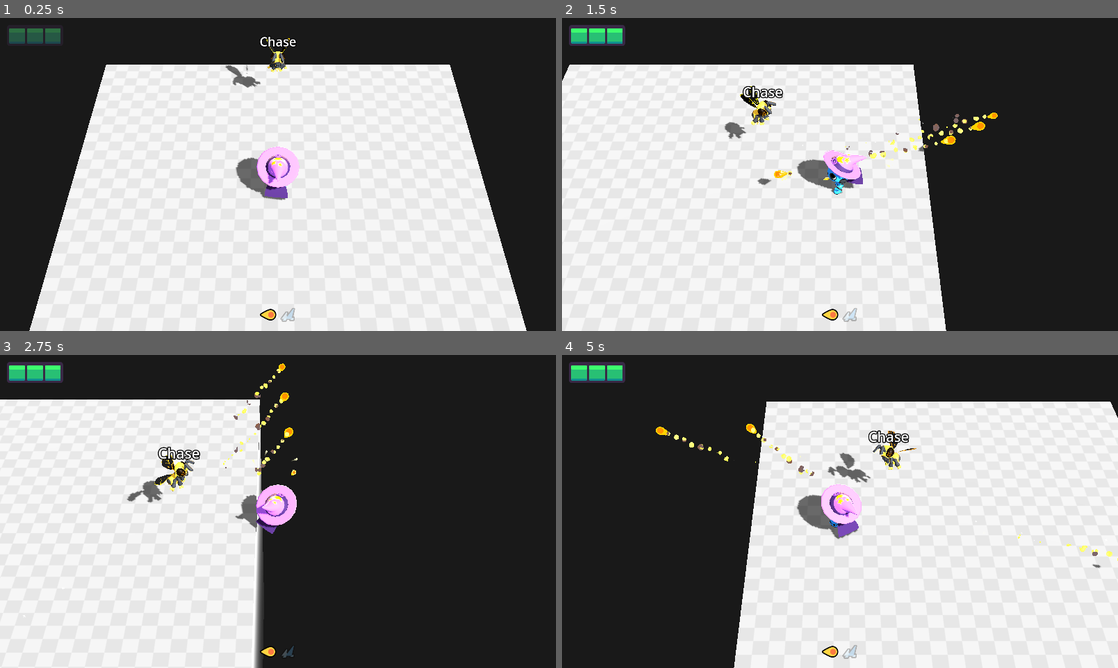
Above: before the commit, frames 1-4 (two rows, left to right).
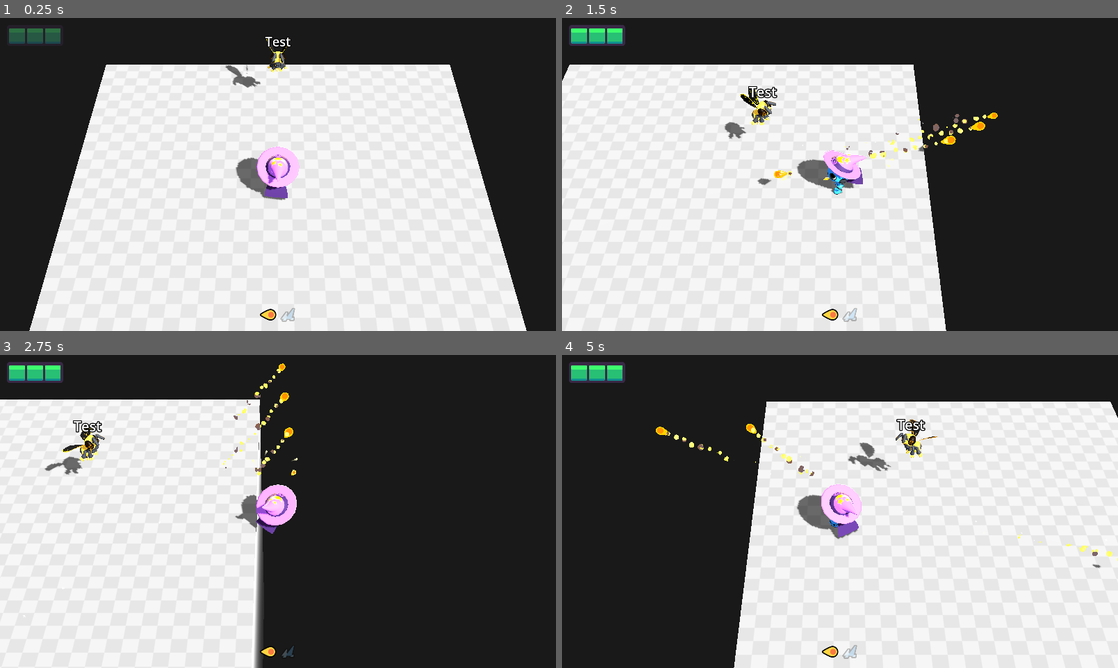
Above: after the commit, the same moments.

Repository: Wurtyl/3D-course
Game: Godot game, scene res://lessons/level.tscn
The game is run twice, just before and just after one commit, with the same random seed, the same clock (stepped at 60 frames per second) and the same inputs.
Inputs (mouse positions are in pixels of both pictures, inside the frame that each line leads up to):
- Up to frame 1 (0.25 s): no input
- Up to frame 2 (1.5 s): tap Enter at 0.5 s; move the mouse to (962, 158) at 0.52 s; press the mouse at (962, 158) at 0.53 s; hold D (move_right) 0.53-1.25 s; tap Space at 0.77 s; release the mouse at (962, 158) at 1.25 s; drag from (728, 190) to (812, 237) at 1.27 s
- Up to frame 3 (2.75 s): move the mouse to (333, 442) at 2.02 s; press the mouse at (333, 442) at 2.03 s; hold D (move_right) from 2.03 s (still down)
- Up to frame 4 (5 s): release D (move_right) at 2.75 s; release the mouse at (895, 442) at 2.75 s; drag from (812, 574) to (673, 464) at 2.77 s; move the mouse to (1006, 558) at 3.52 s; press the mouse at (1006, 558) at 3.53 s; hold A (move_left) 3.53-4.25 s; tap Space at 3.77 s; release the mouse at (1006, 558) at 4.25 s; drag from (673, 464) to (756, 433) at 4.27 s

The runs differ from the first frame. In frame 1, 0.1% of the frame differs, in the area x 46-54%, y 6-10%; in frame 2, 0.2%; in frame 3, 1.3%, in the area x 8-36%, y 20-48%; in frame 4, 1.2%.
Error after the commit: Invalid call. Nonexistent function 'play' in base 'Nil'. (res://lessons/ai.gd:128)

Commit message:
M.8 Complete

Diff:
--- a/learn-3d-gamedev-from-zero-v0.8.0-macos/M04.patrol_alert_attack_workbook/lessons/ai.gd
+++ b/learn-3d-gamedev-from-zero-v0.8.0-macos/M04.patrol_alert_attack_workbook/lessons/ai.gd
@@ -5,7 +5,7 @@
 	FINISHED,
 	PLAYER_ENTERED_LINE_OF_SIGHT,
 	PLAYER_EXITED_LINE_OF_SIGHT,
-	PlAYER_ENTERED_ATTACK_RANGE,
+	PLAYER_ENTERED_ATTACK_RANGE,
 }
 
 class State extends RefCounted:
@@ -249,7 +249,36 @@
 			)
 		var distance := mob.global_position.distance_to(player_position)
 		if distance < attack_range:
-			return Events.PlAYER_ENTERED_ATTACK_RANGE
+			return Events.PLAYER_ENTERED_ATTACK_RANGE
 		elif distance > mob.vision_range:
 			return Events.PLAYER_EXITED_LINE_OF_SIGHT
 		return Events.NONE
+
+class StateCharge extends State:
+
+	var charge_speed = 10.0
+	var charge_distance = 7.0
+	var _traveled_distance = 0.0
+
+	func _init(init_mob: Mob3D) -> void:
+		super("Charge", init_mob)
+
+	func enter() -> void:
+		_traveled_distance = 0.0
+		mob.skin.play("charge")
+
+	func exit() -> void:
+		mob.velocity = Vector3.ZERO
+
+	func update(delta: float) -> Events:
+		mob.velocity = mob.goal_basis.z * charge_speed
+		mob.move_and_slide()
+
+		if mob.get_slide_collision_count() > 0:
+			return Events.FINISHED
+
+		_traveled_distance += charge_speed * delta
+		if _traveled_distance >= charge_distance:
+			return Events.FINISHED
+
+		return Events.NONE
--- a/learn-3d-gamedev-from-zero-v0.8.0-macos/M04.patrol_alert_attack_workbook/lessons/level.tscn
+++ b/learn-3d-gamedev-from-zero-v0.8.0-macos/M04.patrol_alert_attack_workbook/lessons/level.tscn
@@ -65,3 +65,5 @@
 
 [node name="MobBee" parent="." instance=ExtResource("5_x2j28")]
 transform = Transform3D(1, 0, 0, 0, 1, 0, 0, 0, 1, 0, 0.0116417, -5.58874)
+vision_range = null
+vision_angle = null
--- a/learn-3d-gamedev-from-zero-v0.8.0-macos/M04.patrol_alert_attack_workbook/lessons/mobs/mob_bee.gd
+++ b/learn-3d-gamedev-from-zero-v0.8.0-macos/M04.patrol_alert_attack_workbook/lessons/mobs/mob_bee.gd
@@ -7,13 +7,21 @@
 	var idle := AI.StateIdle.new(self)
 	var chase  := AI.StateChase.new(self)
 	chase.chase_speed = 3.0
+	var look_at_player := AI.StateLookAtPlayer.new(self)
+	look_at_player.duration = 2.0
+	var charge := AI.StateCharge.new(self)
+	charge.charge_speed = 14.0
+	var wait_after_charge := AI.StateWait.new(self)
+	wait_after_charge.duration = 1.5
 
 	state_machine.transitions = {
 		idle: {
 			AI.Events.PLAYER_ENTERED_LINE_OF_SIGHT: chase,
 		},
 		chase: {
-			AI.Events.PLAYER_EXITED_LINE_OF_SIGHT:  idle,
+			AI.Events.PLAYER_EXITED_LINE_OF_SIGHT: idle,
+			AI.Events.PLAYER_ENTERED_ATTACK_RANGE: look_at_player,
+
 		}
 	}
 	state_machine.activate(idle)
--- a/learn-3d-gamedev-from-zero-v0.8.0-macos/M04.patrol_alert_attack_workbook/lessons/mobs/mob_bee.tscn
+++ b/learn-3d-gamedev-from-zero-v0.8.0-macos/M04.patrol_alert_attack_workbook/lessons/mobs/mob_bee.tscn
@@ -6,10 +6,8 @@
 [sub_resource type="CylinderShape3D" id="CylinderShape3D_b7cxn"]
 height = 3.53306
 
-[node name="MobBee" type="CharacterBody3D" node_paths=PackedStringArray("skin", "debug_label")]
+[node name="MobBee" type="CharacterBody3D"]
 script = ExtResource("1_rr4io")
-skin = NodePath("BeeBotSkin3D2")
-debug_label = NodePath("Label3D")
 
 [node name="BeeBotSkin3D2" parent="." instance=ExtResource("1_2y81b")]
 transform = Transform3D(1, 0, 0, 0, 1, 0, 0, 0, 1, 0, 1.7, 0)
